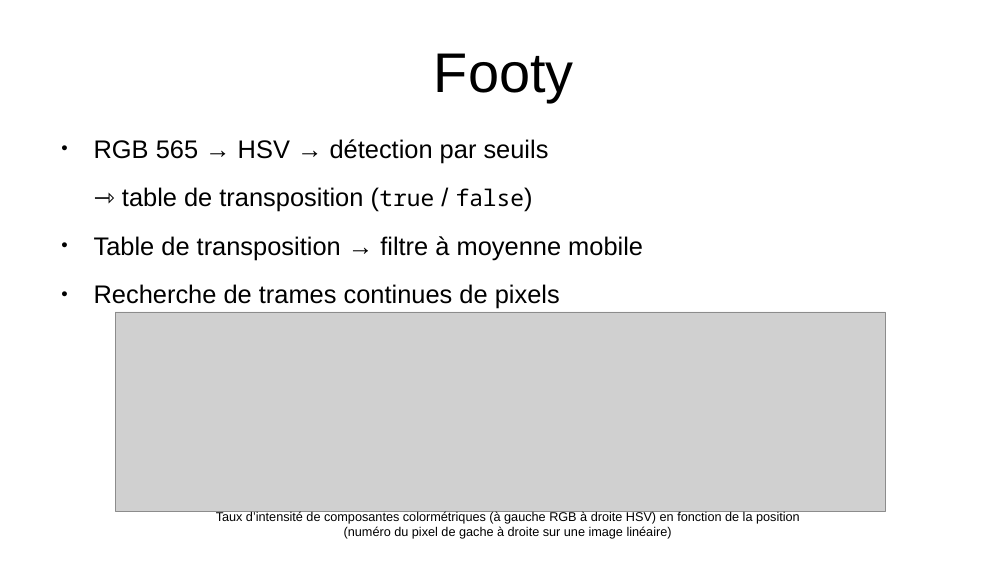
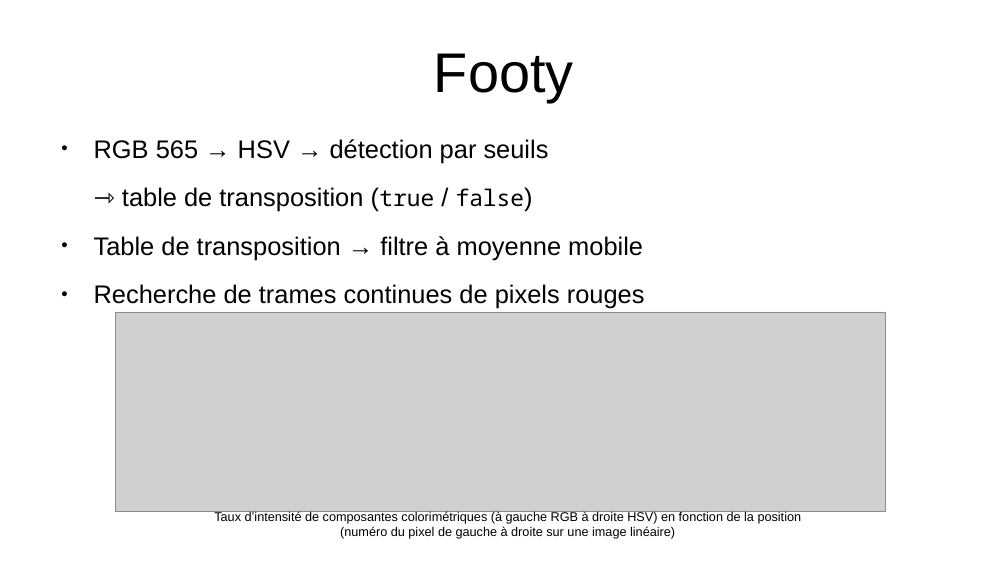
Before and after one commit to infinite-deadlock/e-puck-2-footy, a slide deck: slide 2 of présentation footy/presentation.odp. Drawn at 1008x567 pixels with LibreOffice and Linux fonts; fonts in the diff are those of the drawing; grey boxes stand for pictures. Boxes give left, top, right and bottom in pixels: in the first picture for what was removed or moved away, otherwise in the second. Text is boxed around its words. In the diff, an @@ line names an element or a change of style, - is before the commit and + after.

```diff
--- a/présentation footy/presentation.odp
+++ b/présentation footy/presentation.odp
@@ text at bbox=[94, 284, 645, 309]: text changed @@
-● Recherche de trames continues de pixels
+● Recherche de trames continues de pixels rouges
@@ text at bbox=[214, 511, 802, 539]: text changed @@
-Taux d’intensité de composantes colormétriques (à gauche RGB à droite HSV) en fonction de la position (numéro du pixel de gache à droite sur une image linéaire)
+Taux d’intensité de composantes colorimétriques (à gauche RGB à droite HSV) en fonction de la position (numéro du pixel de gauche à droite sur une image linéaire)
```
Also in this commit, not shown: 1 other slide changed, 2 other files.
